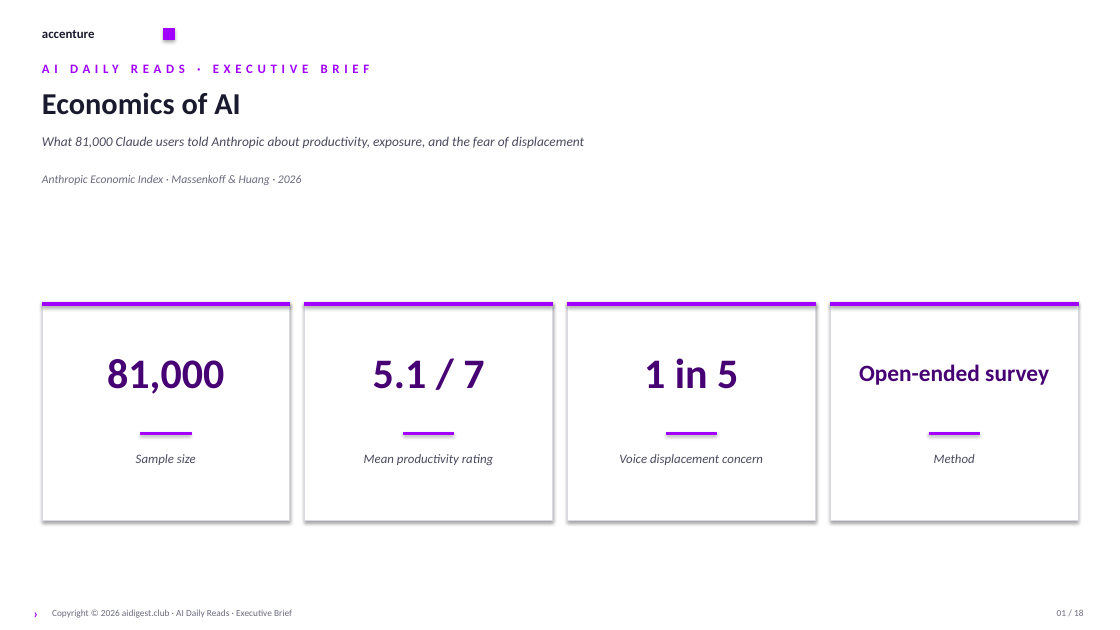
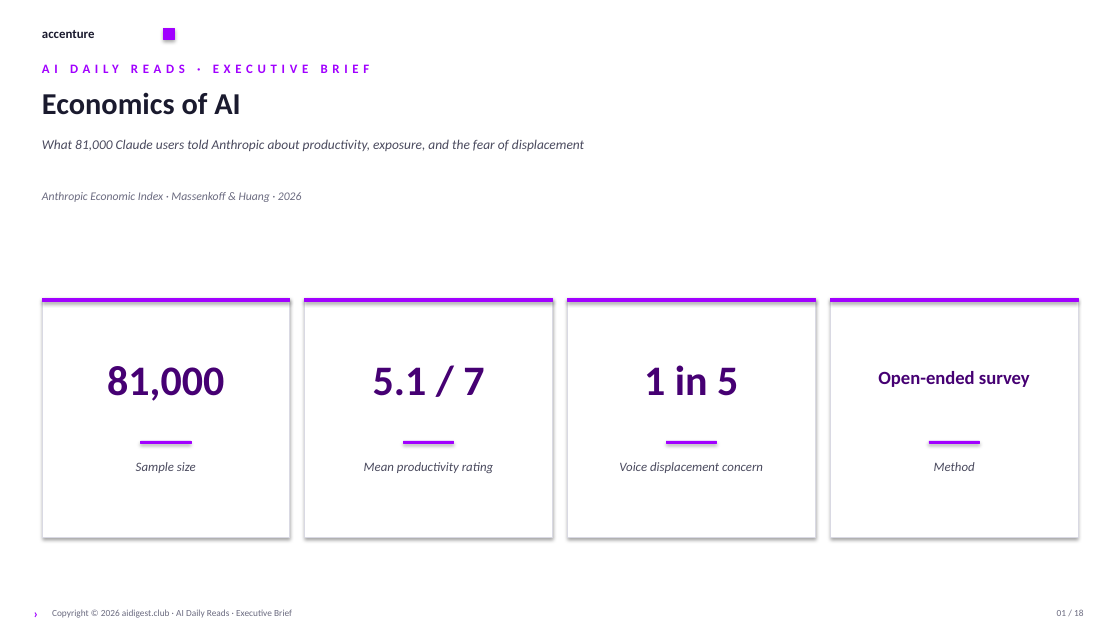
Before and after one commit to dongbocui-maker/ai-daily, a slide deck: slide 1 of public/decks/anthropic-81k-economics.pptx. Drawn at 1120x630 pixels with LibreOffice and Linux fonts; fonts in the diff are those of the drawing. Boxes give left, top, right and bottom in pixels: in the first picture for what was removed or moved away, otherwise in the second. Text is boxed around its words. In the diff, an @@ line names an element or a change of style, - is before the commit and + after.

Commit message:
fix(reads): Anthropic 81K cover spacing + value font auto-fit
- Cover: subtitle box 0.32 -> 0.55in to allow 2-line wrap
- Cover: source line y 2.05 -> 2.25; stat cards top 3.6 -> 3.55, h 2.6 -> 2.85
- Cover: stat value box widen + 2-line allowed (e.g. 'Open-ended survey')
- Tiered _fit_size: short values stay 36pt, long values shrink to 24/16/14pt
- Context stat_band: auto-shrink value + label gets horizontal padding

```diff
--- a/public/decks/anthropic-81k-economics.pptx
+++ b/public/decks/anthropic-81k-economics.pptx
@@ text "Anthropic Economic Index · Massenkoff ...": place and size @@
-text "Anthropic Economic Index · Massenkoff ..." at (42, 175, 302, 185)
+text "Anthropic Economic Index · Massenkoff ..." at (42, 192, 302, 202)
@@ rectangle: place and size @@
-rectangle at (42, 302, 290, 521)
+rectangle at (42, 298, 290, 538)
@@ rectangle: place and size @@
-rectangle at (305, 302, 553, 521)
+rectangle at (305, 298, 553, 538)
@@ rectangle: place and size @@
-rectangle at (568, 302, 816, 521)
+rectangle at (568, 298, 816, 538)
@@ 4 rectangles: place and size @@
-4 rectangles at (42, 302, 1078, 306)
+4 rectangles at (42, 298, 1078, 302)
@@ rectangle: place and size @@
-rectangle at (830, 302, 1078, 521)
+rectangle at (830, 298, 1078, 538)
@@ text "81,000": place and size @@
-text "81,000" at (107, 359, 224, 394)
+text "81,000" at (107, 366, 224, 401)
@@ text "5.1 / 7": place and size @@
-text "5.1 / 7" at (373, 360, 484, 389)
+text "5.1 / 7" at (373, 367, 484, 396)
@@ line spacing 1 to 1.1 in 3 elements at (107, 366, 224, 401), (373, 367, 484, 396), (644, 365, 738, 396) @@
@@ text "1 in 5": place and size @@
-text "1 in 5" at (644, 358, 738, 389)
+text "1 in 5" at (644, 365, 738, 396)
@@ text "Open-ended survey": place and size @@
-text "Open-ended survey" at (859, 364, 1049, 385)
+text "Open-ended survey" at (878, 371, 1030, 387)
@@ text "Open-ended survey" at (878, 371, 1030, 387): size 20 to 16 pt; line spacing 1 to 1.1 @@
@@ 4 rectangles: place and size @@
-4 rectangles at (140, 433, 980, 435)
+4 rectangles at (140, 441, 980, 444)
@@ line spacing 1 to 1.2 in 5 elements at (42, 139, 584, 151), (136, 462, 196, 473), (364, 462, 493, 473), (619, 462, 763, 473), (934, 462, 975, 471) @@
```
Also in this commit, not shown: 12 other slides changed, 6 other files.
